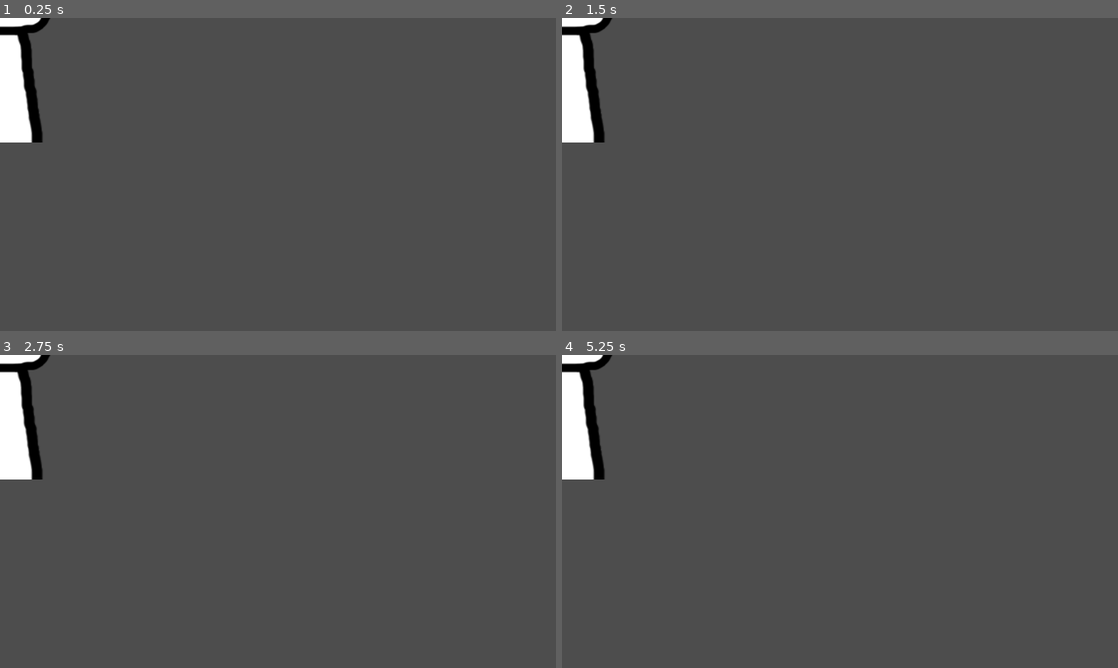
Above: before the commit, frames 1-4 (two rows, left to right).
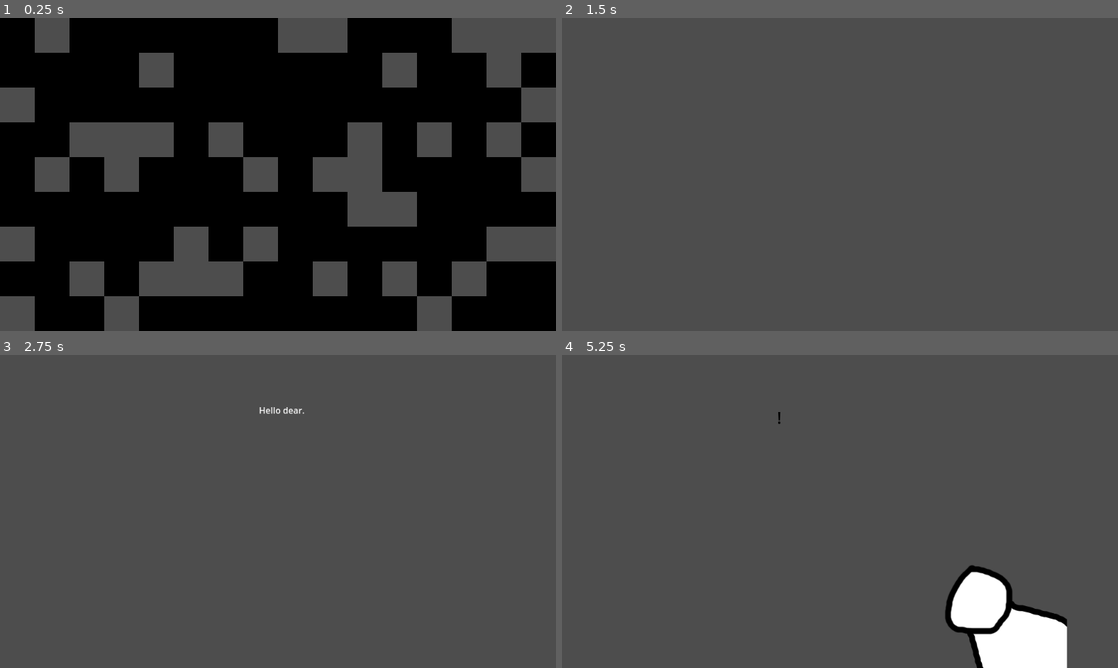
Above: after the commit, the same moments.

Repository: kazetatsu/Raise
Game: Godot game, scene res://big_game.tscn
The game is run twice, just before and just after one commit, with the same random seed, the same clock (stepped at 60 frames per second) and the same inputs.
Inputs:
- Up to frame 1 (0.25 s): no input
- Up to frame 2 (1.5 s): hold W (W) 0.53-1.28 s; tap Enter at 1.25 s; tap W (W) at 1.35 s
- Up to frame 3 (2.75 s): tap Space at 2 s; hold W (W) from 2.03 s (still down)
- Up to frame 4 (5.25 s): tap Enter at 2.75, 4.25 s; release W (W) at 2.78 s; tap W (W) at 2.85, 4.35 s; tap Space at 3.5 s; hold W (W) 3.53-4.28 s; hold W (W) from 5.03 s (still down)

The runs differ from the first frame. In frame 1, 72% of the frame differs, in the area x 0-100%, y 0-100%; in frame 2, 2.6%; in frame 3, 2.7%; in frame 4, 7.5%.
Error before the commit: Cannot call method 'show' on a null value. (res://intermission.gd:55)
Error after the commit: Invalid access to property or key 'finish' on a base object of type 'Node2D'. (res://big_game.gd:20)

Commit message:
Small fix until intoduction finish

Diff:
--- a/big_game.tscn
+++ b/big_game.tscn
@@ -1,73 +1,570 @@
-[gd_scene load_steps=10 format=3 uid="uid://b6e1746fqajvt"]
+[gd_scene load_steps=26 format=3 uid="uid://b6e1746fqajvt"]
 
 [ext_resource type="Script" path="res://big_game.gd" id="1_2m2nh"]
-[ext_resource type="Script" path="res://dummy.gd" id="2_nexei"]
-[ext_resource type="Script" path="res://praiser.gd" id="4_bivkv"]
 [ext_resource type="Script" path="res://rhythm.gd" id="4_leiq1"]
+[ext_resource type="Script" path="res://head_banger.gd" id="4_lm0tx"]
+[ext_resource type="Texture2D" uid="uid://ybbu5ph424gn" path="res://imgs/im_before_body.png" id="5_o8gxa"]
 [ext_resource type="Texture2D" uid="uid://dll84kynjjlr0" path="res://kami_praiser_body.png" id="5_yoe4r"]
+[ext_resource type="Texture2D" uid="uid://bx3gg5uhklchp" path="res://imgs/half.png" id="6_6xd73"]
+[ext_resource type="Texture2D" uid="uid://chh7lbdlbtua0" path="res://imgs/im_before_head.png" id="6_iec7x"]
 [ext_resource type="Texture2D" uid="uid://1nkinb6a0oar" path="res://kami_praiser_head.png" id="6_t6atm"]
+[ext_resource type="Texture2D" uid="uid://bln38tomt7m5o" path="res://imgs/im_before_shaku.png" id="7_3cdvm"]
 [ext_resource type="Script" path="res://sweeper.gd" id="7_mmmf4"]
+[ext_resource type="Script" path="res://partition.gd" id="7_wpvme"]
 [ext_resource type="Texture2D" uid="uid://ccxwmt44yne58" path="res://kami_sweeper.png" id="8_ckfek"]
+[ext_resource type="Texture2D" uid="uid://dpl56cijes6it" path="res://imgs/partition_bg.png" id="8_i77qu"]
 [ext_resource type="Script" path="res://intermission.gd" id="9_ycgic"]
+[ext_resource type="Script" path="res://introduction.gd" id="10_2w8yu"]
+[ext_resource type="Texture2D" uid="uid://do4crjjjkslcp" path="res://imgs/im_seriph.png" id="10_12g6r"]
+[ext_resource type="Texture2D" uid="uid://dsuof65ct8au" path="res://imgs/cloud.png" id="11_25lbp"]
+[ext_resource type="Script" path="res://curtain.gd" id="11_body2"]
+[ext_resource type="Texture2D" uid="uid://cywqq0plm5mu3" path="res://imgs/ghost.png" id="11_ufud2"]
+[ext_resource type="Script" path="res://mg_00/mini_game.gd" id="14_1tv8c"]
+[ext_resource type="Texture2D" uid="uid://dlx1lng27eqnv" path="res://mg_00/figure_fighting_pose.png" id="15_8nk4o"]
+[ext_resource type="Texture2D" uid="uid://c1576gsq31vlq" path="res://mg_00/figure_fighting_punch.png" id="16_vd42t"]
+
+[sub_resource type="Animation" id="Animation_mdu27"]
+length = 0.001
+tracks/0/type = "value"
+tracks/0/imported = false
+tracks/0/enabled = true
+tracks/0/path = NodePath("Smoke/Part1:position")
+tracks/0/interp = 1
+tracks/0/loop_wrap = true
+tracks/0/keys = {
+"times": PackedFloat32Array(0),
+"transitions": PackedFloat32Array(1),
+"update": 0,
+"values": [Vector2(0, 0)]
+}
+tracks/1/type = "value"
+tracks/1/imported = false
+tracks/1/enabled = true
+tracks/1/path = NodePath("Smoke/Part1:scale")
+tracks/1/interp = 1
+tracks/1/loop_wrap = true
+tracks/1/keys = {
+"times": PackedFloat32Array(0),
+"transitions": PackedFloat32Array(1),
+"update": 0,
+"values": [Vector2(0.275, 0.275)]
+}
+tracks/2/type = "value"
+tracks/2/imported = false
+tracks/2/enabled = true
+tracks/2/path = NodePath("Smoke/Part2:position")
+tracks/2/interp = 1
+tracks/2/loop_wrap = true
+tracks/2/keys = {
+"times": PackedFloat32Array(0),
+"transitions": PackedFloat32Array(1),
+"update": 0,
+"values": [Vector2(0, 0)]
+}
+tracks/3/type = "value"
+tracks/3/imported = false
+tracks/3/enabled = true
+tracks/3/path = NodePath("Smoke/Part2:scale")
+tracks/3/interp = 1
+tracks/3/loop_wrap = true
+tracks/3/keys = {
+"times": PackedFloat32Array(0),
+"transitions": PackedFloat32Array(1),
+"update": 0,
+"values": [Vector2(1e-05, 1e-05)]
+}
+tracks/4/type = "value"
+tracks/4/imported = false
+tracks/4/enabled = true
+tracks/4/path = NodePath("Smoke/Part2:rotation")
+tracks/4/interp = 1
+tracks/4/loop_wrap = true
+tracks/4/keys = {
+"times": PackedFloat32Array(0),
+"transitions": PackedFloat32Array(1),
+"update": 0,
+"values": [0.71733]
+}
+tracks/5/type = "value"
+tracks/5/imported = false
+tracks/5/enabled = true
+tracks/5/path = NodePath("Smoke/Part2:visible")
+tracks/5/interp = 1
+tracks/5/loop_wrap = true
+tracks/5/keys = {
+"times": PackedFloat32Array(0),
+"transitions": PackedFloat32Array(1),
+"update": 1,
+"values": [true]
+}
+tracks/6/type = "value"
+tracks/6/imported = false
+tracks/6/enabled = true
+tracks/6/path = NodePath("Smoke/Part3:visible")
+tracks/6/interp = 1
+tracks/6/loop_wrap = true
+tracks/6/keys = {
+"times": PackedFloat32Array(0),
+"transitions": PackedFloat32Array(1),
+"update": 1,
+"values": [true]
+}
+tracks/7/type = "value"
+tracks/7/imported = false
+tracks/7/enabled = true
+tracks/7/path = NodePath("Smoke/Part3:scale")
+tracks/7/interp = 1
+tracks/7/loop_wrap = true
+tracks/7/keys = {
+"times": PackedFloat32Array(0),
+"transitions": PackedFloat32Array(1),
+"update": 0,
+"values": [Vector2(0.275, 0.275)]
+}
+tracks/8/type = "value"
+tracks/8/imported = false
+tracks/8/enabled = true
+tracks/8/path = NodePath("Smoke/Part3:position")
+tracks/8/interp = 1
+tracks/8/loop_wrap = true
+tracks/8/keys = {
+"times": PackedFloat32Array(0),
+"transitions": PackedFloat32Array(1),
+"update": 0,
+"values": [Vector2(0, 0)]
+}
+tracks/9/type = "value"
+tracks/9/imported = false
+tracks/9/enabled = true
+tracks/9/path = NodePath("Smoke/Part3:rotation")
+tracks/9/interp = 1
+tracks/9/loop_wrap = true
+tracks/9/keys = {
+"times": PackedFloat32Array(0),
+"transitions": PackedFloat32Array(1),
+"update": 0,
+"values": [-1.1973]
+}
+tracks/10/type = "value"
+tracks/10/imported = false
+tracks/10/enabled = true
+tracks/10/path = NodePath("Smoke/Part4:position")
+tracks/10/interp = 1
+tracks/10/loop_wrap = true
+tracks/10/keys = {
+"times": PackedFloat32Array(0),
+"transitions": PackedFloat32Array(1),
+"update": 0,
+"values": [Vector2(0, 0)]
+}
+tracks/11/type = "value"
+tracks/11/imported = false
+tracks/11/enabled = true
+tracks/11/path = NodePath("Smoke/Part4:rotation")
+tracks/11/interp = 1
+tracks/11/loop_wrap = true
+tracks/11/keys = {
+"times": PackedFloat32Array(0),
+"transitions": PackedFloat32Array(1),
+"update": 0,
+"values": [0.0]
+}
+tracks/12/type = "value"
+tracks/12/imported = false
+tracks/12/enabled = true
+tracks/12/path = NodePath("Smoke/Part4:scale")
+tracks/12/interp = 1
+tracks/12/loop_wrap = true
+tracks/12/keys = {
+"times": PackedFloat32Array(0),
+"transitions": PackedFloat32Array(1),
+"update": 0,
+"values": [Vector2(0.275, 0.275)]
+}
+tracks/13/type = "value"
+tracks/13/imported = false
+tracks/13/enabled = true
+tracks/13/path = NodePath("Smoke/Part4:visible")
+tracks/13/interp = 1
+tracks/13/loop_wrap = true
+tracks/13/keys = {
+"times": PackedFloat32Array(0),
+"transitions": PackedFloat32Array(1),
+"update": 1,
+"values": [true]
+}
+
+[sub_resource type="Animation" id="Animation_23ige"]
+resource_name = "smoke"
+length = 1.2
+tracks/0/type = "value"
+tracks/0/imported = false
+tracks/0/enabled = true
+tracks/0/path = NodePath("Smoke/Part1:position")
+tracks/0/interp = 1
+tracks/0/loop_wrap = true
+tracks/0/keys = {
+"times": PackedFloat32Array(0, 0.3, 1.2),
+"transitions": PackedFloat32Array(1, 1, 1),
+"update": 0,
+"values": [Vector2(0, 0), Vector2(0, 0), Vector2(-171, -55)]
+}
+tracks/1/type = "value"
+tracks/1/imported = false
+tracks/1/enabled = true
+tracks/1/path = NodePath("Smoke/Part1:rotation")
+tracks/1/interp = 1
+tracks/1/loop_wrap = true
+tracks/1/keys = {
+"times": PackedFloat32Array(0, 1.2),
+"transitions": PackedFloat32Array(1, 1),
+"update": 0,
+"values": [-0.785398, -3.75071]
+}
+tracks/2/type = "value"
+tracks/2/imported = false
+tracks/2/enabled = true
+tracks/2/path = NodePath("Smoke/Part1:scale")
+tracks/2/interp = 1
+tracks/2/loop_wrap = true
+tracks/2/keys = {
+"times": PackedFloat32Array(0, 0.3, 1.2),
+"transitions": PackedFloat32Array(1, 1, 1),
+"update": 0,
+"values": [Vector2(1e-05, 1e-05), Vector2(0.275, 0.275), Vector2(1e-05, 1e-05)]
+}
+tracks/3/type = "value"
+tracks/3/imported = false
+tracks/3/enabled = true
+tracks/3/path = NodePath("Smoke/Part1:visible")
+tracks/3/interp = 1
+tracks/3/loop_wrap = true
+tracks/3/keys = {
+"times": PackedFloat32Array(0, 1.2, 1.2001),
+"transitions": PackedFloat32Array(1, 1, 1),
+"update": 1,
+"values": [true, false, false]
+}
+tracks/4/type = "value"
+tracks/4/imported = false
+tracks/4/enabled = true
+tracks/4/path = NodePath("Smoke/Part2:position")
+tracks/4/interp = 1
+tracks/4/loop_wrap = true
+tracks/4/keys = {
+"times": PackedFloat32Array(0, 1.2),
+"transitions": PackedFloat32Array(1, 1),
+"update": 0,
+"values": [Vector2(0, 0), Vector2(89, -53)]
+}
+tracks/5/type = "value"
+tracks/5/imported = false
+tracks/5/enabled = true
+tracks/5/path = NodePath("Smoke/Part2:scale")
+tracks/5/interp = 1
+tracks/5/loop_wrap = true
+tracks/5/keys = {
+"times": PackedFloat32Array(0, 0.3, 1.2),
+"transitions": PackedFloat32Array(1, 1, 1),
+"update": 0,
+"values": [Vector2(1e-05, 1e-05), Vector2(0.275, 0.275), Vector2(1e-05, 1e-05)]
+}
+tracks/6/type = "value"
+tracks/6/imported = false
+tracks/6/enabled = true
+tracks/6/path = NodePath("Smoke/Part2:rotation")
+tracks/6/interp = 1
+tracks/6/loop_wrap = true
+tracks/6/keys = {
+"times": PackedFloat32Array(0, 1.2),
+"transitions": PackedFloat32Array(1, 1),
+"update": 0,
+"values": [0.71733, 4.24639]
+}
+tracks/7/type = "value"
+tracks/7/imported = false
+tracks/7/enabled = true
+tracks/7/path = NodePath("Smoke/Part2:visible")
+tracks/7/interp = 1
+tracks/7/loop_wrap = true
+tracks/7/keys = {
+"times": PackedFloat32Array(0, 1.2),
+"transitions": PackedFloat32Array(1, 1),
+"update": 1,
+"values": [true, false]
+}
+tracks/8/type = "value"
+tracks/8/imported = false
+tracks/8/enabled = true
+tracks/8/path = NodePath("Smoke/Part3:visible")
+tracks/8/interp = 1
+tracks/8/loop_wrap = true
+tracks/8/keys = {
+"times": PackedFloat32Array(0, 1.2),
+"transitions": PackedFloat32Array(1, 1),
+"update": 1,
+"values": [true, false]
+}
+tracks/9/type = "value"
+tracks/9/imported = false
+tracks/9/enabled = true
+tracks/9/path = NodePath("Smoke/Part3:scale")
+tracks/9/interp = 1
+tracks/9/loop_wrap = true
+tracks/9/keys = {
+"times": PackedFloat32Array(0, 0.3, 1.2),
+"transitions": PackedFloat32Array(1, 1, 1),
+"update": 0,
+"values": [Vector2(1e-05, 1e-05), Vector2(0.275, 0.275), Vector2(1e-05, 1e-05)]
+}
+tracks/10/type = "value"
+tracks/10/imported = false
+tracks/10/enabled = true
+tracks/10/path = NodePath("Smoke/Part3:position")
+tracks/10/interp = 1
+tracks/10/loop_wrap = true
+tracks/10/keys = {
+"times": PackedFloat32Array(0, 1.2),
+"transitions": PackedFloat32Array(1, 1),
+"update": 0,
+"values": [Vector2(0, 0), Vector2(93, 77)]
+}
+tracks/11/type = "value"
+tracks/11/imported = false
+tracks/11/enabled = true
+tracks/11/path = NodePath("Smoke/Part3:rotation")
+tracks/11/interp = 1
+tracks/11/loop_wrap = true
+tracks/11/keys = {
+"times": PackedFloat32Array(0, 1.2),
+"transitions": PackedFloat32Array(1, 1),
+"update": 0,
+"values": [-1.1973, -4.0736]
+}
+tracks/12/type = "value"
+tracks/12/imported = false
+tracks/12/enabled = true
+tracks/12/path = NodePath("Smoke/Part4:position")
+tracks/12/interp = 1
+tracks/12/loop_wrap = true
+tracks/12/keys = {
+"times": PackedFloat32Array(0, 1.2),
+"transitions": PackedFloat32Array(1, 1),
+"update": 0,
+"values": [Vector2(0, 0), Vector2(-101, 101)]
+}
+tracks/13/type = "value"
+tracks/13/imported = false
+tracks/13/enabled = true
+tracks/13/path = NodePath("Smoke/Part4:rotation")
+tracks/13/interp = 1
+tracks/13/loop_wrap = true
+tracks/13/keys = {
+"times": PackedFloat32Array(0, 1.2),
+"transitions": PackedFloat32Array(1, 1),
+"update": 0,
+"values": [0.0, 2.72446]
+}
+tracks/14/type = "value"
+tracks/14/imported = false
+tracks/14/enabled = true
+tracks/14/path = NodePath("Smoke/Part4:scale")
+tracks/14/interp = 1
+tracks/14/loop_wrap = true
+tracks/14/keys = {
+"times": PackedFloat32Array(0, 0.3, 1.2),
+"transitions": PackedFloat32Array(1, 1, 1),
+"update": 0,
+"values": [Vector2(1e-05, 1e-05), Vector2(0.275, 0.275), Vector2(1e-05, 1e-05)]
+}
+tracks/15/type = "value"
+tracks/15/imported = false
+tracks/15/enabled = true
+tracks/15/path = NodePath("Smoke/Part4:visible")
+tracks/15/interp = 1
+tracks/15/loop_wrap = true
+tracks/15/keys = {
+"times": PackedFloat32Array(0, 1.2),
+"transitions": PackedFloat32Array(1, 1),
+"update": 1,
+"values": [true, false]
+}
+tracks/16/type = "method"
+tracks/16/imported = false
+tracks/16/enabled = true
+tracks/16/path = NodePath(".")
+tracks/16/interp = 1
+tracks/16/loop_wrap = true
+tracks/16/keys = {
+"times": PackedFloat32Array(0.3),
+"transitions": PackedFloat32Array(1),
+"values": [{
+"args": [],
+"method": &"change_img"
+}]
+}
+
+[sub_resource type="AnimationLibrary" id="AnimationLibrary_gvsnr"]
+_data = {
+"RESET": SubResource("Animation_mdu27"),
+"smoke": SubResource("Animation_23ige")
+}
 
 [node name="BigGame" type="Node2D"]
 script = ExtResource("1_2m2nh")
 
 [node name="Rhythm" type="Node" parent="."]
 script = ExtResource("4_leiq1")
-bpm = 140.0
-
-[node name="Dummy" type="Node2D" parent="."]
-script = ExtResource("2_nexei")
-
-[node name="Praiser" type="Node2D" parent="."]
-script = ExtResource("4_bivkv")
-leave_pos = Vector2(-110, 524)
-come_pos = Vector2(130, 522)
-bottom_pos = Vector2(-11, 20)
-
-[node name="Kami" type="Sprite2D" parent="Praiser"]
-position = Vector2(-96, 524)
+bpm = 125.0
+
+[node name="MiniGameStab" type="Node2D" parent="."]
+script = ExtResource("14_1tv8c")
+
+[node name="Ready" type="Sprite2D" parent="MiniGameStab"]
+visible = false
+position = Vector2(491, 289)
+texture = ExtResource("15_8nk4o")
+
+[node name="Punch" type="Sprite2D" parent="MiniGameStab"]
+visible = false
+position = Vector2(491, 289)
+texture = ExtResource("16_vd42t")
+
+[node name="Partition" type="Sprite2D" parent="."]
+clip_children = 2
+position = Vector2(512, 800)
+rotation = 1.22173
+scale = Vector2(7.5, 7.5)
+texture = ExtResource("6_6xd73")
+script = ExtResource("7_wpvme")
+
+[node name="BackGround" type="Sprite2D" parent="Partition"]
+clip_children = 1
+texture = ExtResource("8_i77qu")
+centered = false
+
+[node name="Inteermission" type="Node2D" parent="."]
+script = ExtResource("9_ycgic")
+kami_leave_pos = Vector2(382, 0)
+seriph_leave_pos = Vector2(0, -230)
+
+[node name="Kami" type="Node2D" parent="Inteermission"]
+
+[node name="Before" type="Node2D" parent="Inteermission/Kami"]
+rotation = 3.14159
+scale = Vector2(1, -1)
+script = ExtResource("4_lm0tx")
+bottom_pos = Vector2(0, 8)
+
+[node name="Body" type="Sprite2D" parent="Inteermission/Kami/Before"]
+scale = Vector2(-0.4, 0.4)
+texture = ExtResource("5_o8gxa")
+centered = false
+
+[node name="Head" type="Sprite2D" parent="Inteermission/Kami/Before"]
+scale = Vector2(-0.4, 0.4)
+texture = ExtResource("6_iec7x")
+centered = false
+
+[node name="Shaku" type="Sprite2D" parent="Inteermission/Kami/Before"]
+rotation = 3.14159
+scale = Vector2(0.4, -0.4)
+texture = ExtResource("7_3cdvm")
+centered = false
+
+[node name="After" type="Node2D" parent="Inteermission/Kami"]
+position = Vector2(802, 482)
+rotation = 3.14159
+scale = Vector2(1, -1)
+script = ExtResource("4_lm0tx")
+bottom_pos = Vector2(-8, 34)
+
+[node name="Body" type="Sprite2D" parent="Inteermission/Kami/After"]
 texture = ExtResource("5_yoe4r")
 
-[node name="Head" type="Sprite2D" parent="Praiser/Kami"]
-position = Vector2(-11, 20)
+[node name="Head" type="Sprite2D" parent="Inteermission/Kami/After"]
+position = Vector2(-9.99999, 13)
 texture = ExtResource("6_t6atm")
+
+[node name="Seriph" type="Node2D" parent="Inteermission"]
+
+[node name="Background" type="Sprite2D" parent="Inteermission/Seriph"]
+scale = Vector2(0.4, 0.4)
+texture = ExtResource("10_12g6r")
+centered = false
+
+[node name="Label" type="Label" parent="Inteermission/Seriph"]
+offset_left = 388.0
+offset_top = 94.0
+offset_right = 644.0
+offset_bottom = 136.0
+theme_override_colors/font_color = Color(0, 0, 0, 1)
+theme_override_font_sizes/font_size = 30
+text = "Your next life is ..."
+
+[node name="Creature" type="Sprite2D" parent="Inteermission"]
+position = Vector2(529, 306)
+scale = Vector2(0.365, 0.365)
+texture = ExtResource("11_ufud2")
+
+[node name="AnimationPlayer" type="AnimationPlayer" parent="Inteermission"]
+libraries = {
+"": SubResource("AnimationLibrary_gvsnr")
+}
+
+[node name="Smoke" type="Node2D" parent="Inteermission"]
+position = Vector2(527, 306)
+
+[node name="Part1" type="Sprite2D" parent="Inteermission/Smoke"]
+rotation = -1.52673
+scale = Vector2(0.275, 0.275)
+texture = ExtResource("11_25lbp")
+
+[node name="Part2" type="Sprite2D" parent="Inteermission/Smoke"]
+rotation = 0.71733
+scale = Vector2(1e-05, 1e-05)
+texture = ExtResource("11_25lbp")
+
+[node name="Part3" type="Sprite2D" parent="Inteermission/Smoke"]
+rotation = -1.1973
+scale = Vector2(0.275, 0.275)
+texture = ExtResource("11_25lbp")
+
+[node name="Part4" type="Sprite2D" parent="Inteermission/Smoke"]
+scale = Vector2(0.275, 0.275)
+texture = ExtResource("11_25lbp")
+
+[node name="Introduction" type="Node2D" parent="."]
+script = ExtResource("10_2w8yu")
+
+[node name="Label" type="Label" parent="Introduction"]
+offset_left = 477.0
+offset_top = 90.0
+offset_right = 561.0
+offset_bottom = 113.0
+text = "Hello dear."
+metadata/_edit_use_anchors_ = true
+
+[node name="Curtain" type="Node2D" parent="Introduction"]
+script = ExtResource("11_body2")
 
 [node name="Sweeper" type="Node2D" parent="."]
 script = ExtResource("7_mmmf4")
 
-[node name="Kami" type="Sprite2D" parent="Sweeper"]
-position = Vector2(580, 868)
-rotation = -1.3439
-scale = Vector2(2.87109, 2.87109)
+[node name="Kami" type="Node2D" parent="Sweeper"]
+position = Vector2(512, 800)
+rotation = -1.22173
+
+[node name="Sprite2D" type="Sprite2D" parent="Sweeper/Kami"]
+position = Vector2(-36, -499)
+scale = Vector2(2.535, 2.535)
 texture = ExtResource("8_ckfek")
-offset = Vector2(0, -200)
-
-[node name="Intermission" type="Node2D" parent="."]
-script = ExtResource("9_ycgic")
-come_pos = Vector2(788, 433)
-leave_pos = Vector2(1247, 428)
-top_pos = Vector2(-22, -39)
-bottom_pos = Vector2(-23, -5)
-
-[node name="Kami" type="Sprite2D" parent="Intermission"]
-position = Vector2(1247, 428)
-scale = Vector2(1.78906, 1.78906)
-texture = ExtResource("8_ckfek")
-
-[node name="Head" type="Sprite2D" parent="Intermission/Kami"]
-position = Vector2(-23.476, -5.03057)
-scale = Vector2(0.790393, 0.790393)
-texture = ExtResource("6_t6atm")
-
-[connection signal="mg_miss" from="." to="Praiser" method="_on_mg_miss"]
-[connection signal="start_im" from="." to="Intermission" method="_on_bg_start_im"]
-[connection signal="want_finish_mg" from="." to="Praiser" method="_on_bg_want_finish_mg"]
+
+[connection signal="decided_next_mg" from="." to="Inteermission" method="_on_bg_decided_next_mg"]
+[connection signal="start_im" from="." to="Inteermission" method="_on_bg_start_im"]
 [connection signal="want_start_mg" from="." to="Sweeper" method="_on_bg_want_start_mg"]
-[connection signal="just_left" from="Praiser" to="." method="_on_praiser_just_left"]
-[connection signal="just_left" from="Praiser" to="Sweeper" method="_on_praiser_just_left"]
-[connection signal="standby_finish_mg" from="Sweeper" to="." method="_on_kami_standby_finish_mg"]
+[connection signal="finish" from="Inteermission" to="." method="_on_intermission_finish"]
+[connection signal="finish" from="Introduction" to="Inteermission" method="_on_intro_finish"]
 [connection signal="standby_start_mg" from="Sweeper" to="." method="_on_kami_standby_start_mg"]
-[connection signal="standby_start_mg" from="Sweeper" to="Praiser" method="_on_sweeper_standby_start_mg"]
-[connection signal="finish" from="Intermission" to="." method="_on_im_finish"]
+[connection signal="standby_start_mg" from="Sweeper" to="Inteermission" method="_on_sweeper_standby_start_mg"]
+[connection signal="standby_start_mg" from="Sweeper" to="Partition" method="_on_sweeper_standby_start_mg"]
--- a/intermission.gd
+++ b/intermission.gd
@@ -32,8 +32,6 @@
 @export var seriph_come_pos:Vector2
 @export var seriph_leave_pos:Vector2
 
-var creature:Sprite2D
-
 var anim:AnimationPlayer
 var tween:Tween
 
@@ -47,9 +45,12 @@
 	seriph = $Seriph
 	seriph_label = $Seriph/Label
 
-	creature = $Creature
+	anim = $AnimationPlayer
 
-	anim = $AnimationPlayer
+	$Smoke/Part1.hide()
+	$Smoke/Part2.hide()
+	$Smoke/Part3.hide()
+	$Smoke/Part4.hide()
 
 	kami.position = kami_come_pos
 	kami_before.show()
@@ -81,9 +82,6 @@
 		seriph_label.text = creature_name + " !"
 		anim.play("smoke")
 
-		var img = Image.load_from_file("res://mg_%s/predator.png" % mg_code)
-		creature.texture = ImageTexture.create_from_image(img)
-
 		check_beat = rhythm.beat + after_beat
 		state = State.AFTER
 
@@ -95,6 +93,7 @@
 		tween = create_tween()
 		tween.set_trans(Tween.TRANS_QUAD)
 		tween.set_ease(Tween.EASE_IN)
+		tween.set_parallel()
 		tween.tween_property(kami, "position", kami_leave_pos, rhythm.period)
 		tween.tween_property(seriph, "position", seriph_leave_pos, rhythm.period)
 
@@ -103,14 +102,15 @@
 
 	# LEAVE -> NONE
 	if state == State.LEAVE and rhythm.beat > check_beat:
-		var img = Image.load_from_file("res://mg_%s/predator.png")
-		creature.texture = ImageTexture.create_from_image(img)
-		creature.hide()
-
 		seriph.hide()
 		kami_after.hide()
 		finish.emit()
 		state = State.NONE
+
+
+func change_img():
+	var img = Image.load_from_file("res://mg_%s/predator.png" % mg_code)
+	$Creature.texture = ImageTexture.create_from_image(img)
 
 
 func _on_bg_decided_next_mg(node_mg:Node2D):
@@ -127,6 +127,7 @@
 	tween = create_tween()
 	tween.set_trans(Tween.TRANS_QUAD)
 	tween.set_ease(Tween.EASE_OUT)
+	tween.set_parallel()
 	tween.tween_property(kami, "position", kami_come_pos, rhythm.period)
 	tween.tween_property(seriph, "position", seriph_come_pos, rhythm.period)
 
@@ -135,9 +136,9 @@
 
 
 func _on_sweeper_standby_start_mg():
-	self.hide()
-	var img = Image.load_from_file("res://mg_%s/prey.png" % mg_code)
-	creature.texture = ImageTexture.create_from_image(img)
+	hide()
+	var img = Image.load_from_file("res://mg_%s/pray.png" % mg_code)
+	$Creature.texture = ImageTexture.create_from_image(img)
 
 
 func _on_praiser_just_left():
--- a/project.godot
+++ b/project.godot
@@ -30,4 +30,5 @@
 
 [rendering]
 
-renderer/rendering_method="mobile"
+renderer/rendering_method="gl_compatibility"
+renderer/rendering_method.mobile="gl_compatibility"
